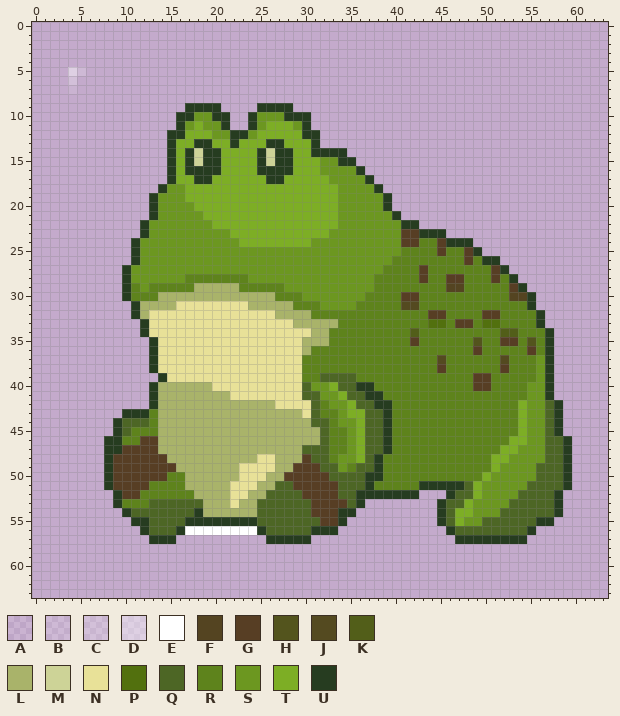
A pixel-art sprite gets an edit: Client/src/res/alle frösche/tank frosch.png. The picture above is the old version.
The file is 64x64 pixels. Pixels under 10% opacity are left out. Colours within 5 levels of each other are drawn and written as one.
Palette (. is transparent): A #ffffff1b  B #ffffff2d  C #ffffff41  D #ffffff71  E #ffffff  F #544421  G #573e24  H #53541d  J #544a20  K #525e19  L #a9b36a  M #cdd397  N #e8e198  P #52700e  Q #4d6625  R #5e831c  S #6c9720  T #7dae25  U #263c20
Pixels before (only the part around the change), first column x 0:
 2 ................................................................
 3 ................................................................
 4 ................................................................
 5 ....DB..........................................................
 6 ....C...........................................................
 7 ....A...........................................................
 8 ................................................................
 9 .................UUUU....UUUU...................................
10 ................UUSSUU..USSSUUU.................................
11 ................USTSSU..USTTTSU.................................
12 ...............UUTTTSSUUSTTTTTUU................................
13 ...............UTTUUTTUTTTUUTTTU................................
14 ...............UTUMUUTTTTUMUUTTUUUU.............................
15 ...............UTUMUUTTTTUMUUTTTSSUU............................
16 ...............UTUUUUTTTTUUUUTTTSSSSU...........................
17 ...............UTTUUTTTTTTUUTTTTTSSSSU..........................
18 ..............USSTTTTTTTTTTTTTTTTTSSSSU.........................
19 .............USSSTTTTTTTTTTTTTTTTTSSSSSU........................
20 .............USSSSTTTTTTTTTTTTTTTTSSSSSU........................
21 .............USSSSSTTTTTTTTTTTTTTTSSSSSSU.......................
22 ............USSSSSSSTTTTTTTTTTTTTTSSSSSSSUU.....................
23 ............USSSSSSSSSTTTTTTTTTTTSSSSSSSSGGUUU..................
24 ...........USSSSSSSSSSSTTTTTTTTSSSSSSSSSSGGRRGUUU...............
25 ...........USSSSSSSSSSSSSSSSSSSSSSSSSSSSSRRRRGRRGU..............
26 ...........USSSSSSSSSSSSSSSSSSSSSSSSSSSSRRRRRRRRGRUU............
27 ..........USSSSSSSSSSSSSSSSSSSSSSSSSSSSRRRRGRRRRRRRGU...........
28 ..........USSSSSSRRRRRRRSSSSSSSSSSSSSSRRRRRGRRGGRRRGRU..........
29 ..........URSRRRRRLLLLLRRRRRSSSSSSSSSSRRRRRRRRFFRRRRRGU.........
30 ..........URRRLLLLLLLLLLLLLRRRSSSSSSSRRRRGGRRRRRRRRRRFFU........
31 ...........ULLLLNNNNNNNNLLLLLRRRSSSSRRRRRJJRRRRRRRRRRRRU........
32 ...........ULNNNNNNNNNNNNNNLLLLRRRRRRRRRRRRRGGRRRRGGRRRRU.......
33 ............UNNNNNNNNNNNNNNNNLLLLLRRRRRRRRRRPPRGGRPPRRRRU.......
34 ............UNNNNNNNNNNNNNNNNNNLLRRRRRRRRRKRRRRRRRRRKKRRRU......
35 .............UNNNNNNNNNNNNNNNNLLLRRRRRRRRRGRRRRRRHRRGGRHRU......
36 .............UNNNNNNNNNNNNNNNNLRRRRRRRRRRRRRRRRRRGRRRRRGRU......
37 .............UNNNNNNNNNNNNNNNNRRRRRRRRRRRRRRRJRRRRRRJRRRSU......
38 .............UNNNNNNNNNNNNNNNNRRRRRRRRRRRRRRRGRRRRRRGRRRSU......
39 ..............UNNNNNNNNNNNNNNNRRQQQQRRRRRRRRRRRRRGGRRRRRSU......
40 .............ULLLLLLNNNNNNNNNNQSSTQQUURRRRRRRRRRRGGRRRRSSU......
41 .............ULLLLLLLLNNNNNNNNQQSSTQQUURRRRRRRRRRRRRRRRSSU......
42 .............ULLLLLLLLLLLLLNNNNQRSSTQQUURRRRRRRRRRRRRRTSSQU.....
43 ..........UUURLLLLLLLLLLLLLLLLNQRRSTTQQURRRRRRRRRRRRRRTSSQU.....
44 .........UQQQRLLLLLLLLLLLLLLLLLQQRSSTQQURRRRRRRRRRRRRRTSSQU.....
45 .........UQRRRLLLLLLLLLLLLLLLLLLQRRSTQQURRRRRRRRRRRRRRTSSQU.....
46 ........UURRGGLLLLLLLLLLLLLLLLLLQRRSTQQURRRRRRRRRRRRRTTSSQQU....
47 ........UUGGGGLLLLLLLLLLLLLLLLQQQRRSTQQURRRRRRRRRRRRTTSSSQQU....
48 ........UGGGGGGLLLLLLLLLLNNLLLGQQRSSTQURRRRRRRRRRRRTTSSSSQQU....
49 ........UGGGGGGGLLLLLLLNNNNLLGGGQQSRQQURRRRRRRRRRRRTSSSSQQQU....
50 ........UGGGGGGRRLLLLLLNNNLLGGGGGQQQQUURRRRRRRRRRRTSSSSSQQQU....
51 ........UGGGGRRRRLLLLLNNNLLQQGGGGGQQQURRRRRUUUUUQTSSSSSQQQQU....
52 .........UGGRRRRRRLLLLNNLLQQQQGGGGQQUUUUUUU...UQQTSSSSQQQQU.....
53 .........URRRQQQQQQLLLNLLQQQQQQGGGGQU........UQQTSSSSQQQQQU.....
54 ..........UQQQQQQQULLLLLLQQQQQQGGGUU.........UQTTSSSQQQQQQU.....
55 ...........UUQQQQUUUUUUUUQQQQQQQGGU..........UQTSSQQQQQQUU......
56 ............UQQQUEEEEEEEEUQQQQQUUU............UQQQQQQQQU........
57 .............UUU..........UUUUU................UUUUUUUU.........
58 ................................................................
59 ................................................................
60 ................................................................
The same view after the edit:
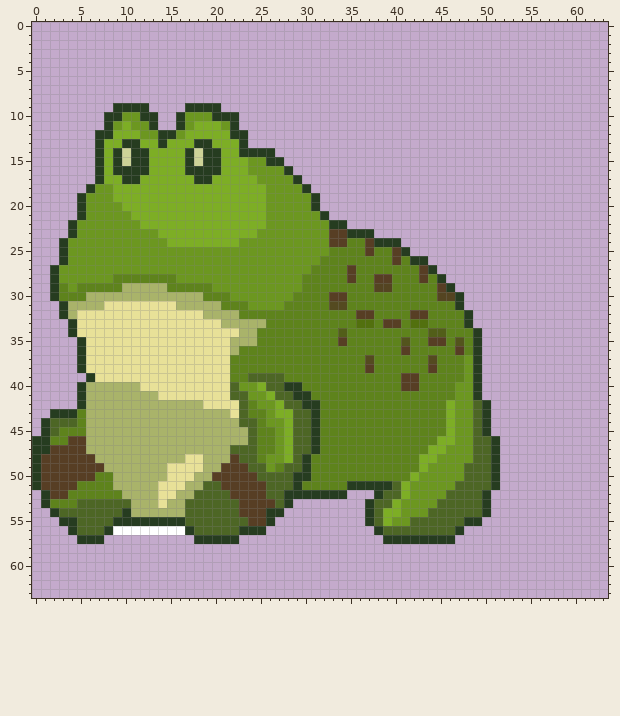
The commit says: frösche einfügen und frosch update
Edits made:
Changed rows in their new state; - is an unchanged pixel.
first column x 0:
 5 ----..------------------------------------------------------
 6 ----.-------------------------------------------------------
 7 ----.-------------------------------------------------------
 9 ---------UUUU------------....-------------------------------
10 --------UUSSUU---S----U-.......-----------------------------
11 --------USTSSU-----TTSU-.......-----------------------------
12 -------UUTTTSSU-S---TT--........----------------------------
13 -------UTTUUTTUT------TU........----------------------------
14 -------UTUMUUTTT-------UU-U........-------------------------
15 -------UTUMUUTTT--------SSU-........------------------------
16 -------UTUUUUTTT--------SSSS-........-----------------------
17 -------UTTUUTTTT---------SSSSU........----------------------
18 ------USSTTTTTTTT---------SSSSU........---------------------
19 -----USSSTTTTTTTT---------SSSSSU........--------------------
20 -----USSSSTTTTTTTT--------SSSSSU........--------------------
21 -----USSSSSTTTTTTTT-------SSSSSSU........-------------------
22 ----USSSSSSSTTTTTTTT------SSSSSSSUU........-----------------
23 ----USSSSSSSS-TTTTTTTT---SSSSSSSSGGUUU........--------------
24 ---USSSSSSSS---TTTTTTTTSSSSSSSS--GGRRGUUU........-----------
25 ---USSSSSSSS---------------------RRRRGRRGU........----------
26 ---USSSSSSSS--------------------RRRRRRRRG-UU........--------
27 --USSSSSSSS--------------------RRRRGRRR-----U........-------
28 --USSSSSSRRRRRRR-SSSSSSS------RRRRRGRRGG-----U........------
29 --URSRRRRRLLLLL---RRSSSSSSSS--RRRRRRRRFF-----GU........-----
30 --URRRLLLLLLLL-----RRRSSSSSSS-RRRGGRR----RR--FFU........----
31 ---ULLLLNNNNNNNNLLLLLRRRSSSSR---RJJR-----RR----U........----
32 ---ULNNNNNNNN------LLLLRRRRRRRR-----GG----GGRR--U........---
33 ----UNNNNNNNN--------LLLLLRRRRRRRR--PP-GG-PPRR-RU........---
34 ----UNNNNNNNN----------LLRRRRRRRR-K-------R-KK---U........--
35 -----UNNNNNNNN--------LLLRRRRRRRR-G------HR-GG-H-U........--
36 -----UNNNNNNNN--------LRRRRRRRR----------G-----G-U........--
37 -----UNNNNNNNN--------RRRRRRRR-------J------JR--SU........--
38 -----UNNNNNNNN--------RRRRRRRR-------G------GR--SU........--
39 ------UNNNNNNNN-------RRQQQQRR--RRRR-----GG-----SU........--
40 -----ULLLLLLNNNNNNNN--QSSTQQUURRRRRRRR---GG----SSU........--
41 -----ULLLLLLLLNNNNNNNNQQSSTQQUURRRRRRRR--------SSU........--
42 -----ULLLLLLLL-----NNNNQRSSTQQUU-RRRRRRR------TSSQU........-
43 --UUURLLLLLLLL--------NQRRSTTQQU--RRRRRR------TSSQU........-
44 -UQQQRLLLLLLLL---------QQRSSTQQUR-RRRRRR------TSSQU........-
45 -UQRRRLLLLLLLL----------QRRSTQQUR--RRRRR------TSSQU........-
46 UURRGGLLLLLLLL----------QRRSTQQUR--RRRRR-----TTSSQQU........
47 UUGGGGLLLLLLLL--------QQQRRSTQ-UR--RRRRR----TTSSSQQU........
48 UGGGGGGLLLLLLLL--NN---GQQRSSTQURR-RRRRR----TTSSSSQQU........
49 UGGGGGGGLLLLLLLNNNN--GGGQQSRQQURRRR-RRR----TSSSSQQQU........
50 UGGGGGGRRLLLLLLNNN--GGGGGQQQQUURRRRRRRR---TSSSSSQQQU........
51 UGGGGRRRRLLLLLNNN--QQGGGGGQ--URRRRRUU-UUQTSSSSSQ-QQU........
52 -UGGRRRRRRLLLLNNLLQQQQGGGG--UUUUUUU...-QQTSSSSQ--QU........-
53 -URRRQQQQQQLLLNLL--QQQQGGGG-U........UQQTSSSSQ--QQU........-
54 --UQQQQQQQ-LLLLLL-QQQQQGGGUU........-UQTTSSSQQ-QQQU........-
55 ---UUQQQQUU--UUUUQQQQQQQGGU........--UQTSSQQQQ-QUU........--
56 ----UQQQUEEEEEEEEUQQQQQUU-........----UQQQQQQQQU........----
57 -----UUU-----...--UUUUU---.....--------UUUUUUUU........-----
Pixel boxes of the changes (left, top, right, bottom) in both pictures:
changed: (32, 67, 572, 544)
